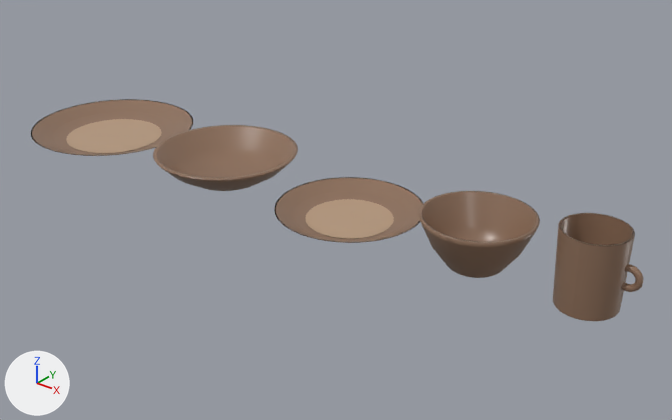
Two versions of the glTF model public/modelos/GR5-17.glb, one commit apart.
The view is the same before and after, from a 50 mm lens placed at (0.827, -0.929, 0.585), pointed at (0.066, 0.022, -0.005). The lights are fixed; the arrows at lower left show +X, +Y and +Z. The picture after the commit comes second. Where no turn or scale is listed for an object, it has been applied to the vertices.

Before the edit, the objects in view are built like this:
```python
ob_mesh_0 = bpy.data.objects.new('Mesh_0', me_mesh_0)
ob_mesh_0.location = (-0.402, 0.0, 0.0)
ob_mesh_1 = bpy.data.objects.new('Mesh_1', me_mesh_1)
ob_mesh_1.location = (-0.402, 0.0, 0.004)
ob_mesh_2 = bpy.data.objects.new('Mesh_2', me_mesh_2)
ob_mesh_2.location = (-0.132, 0.0, 0.0)
ob_mesh_3 = bpy.data.objects.new('Mesh_3', me_mesh_3)
ob_mesh_3.location = (0.108, 0.0, 0.0)
ob_mesh_4 = bpy.data.objects.new('Mesh_4', me_mesh_4)
ob_mesh_4.location = (0.108, 0.0, 0.004)
ob_mesh_5 = bpy.data.objects.new('Mesh_5', me_mesh_5)
ob_mesh_5.location = (0.312, 0.0, 0.0)
ob_mesh_6 = bpy.data.objects.new('Mesh_6', me_mesh_6)
ob_mesh_6.location = (0.465, 0.0, 0.0)
ob_mesh_8 = bpy.data.objects.new('Mesh_8', me_mesh_8)
ob_mesh_8.location = (0.51, 0.0, 0.052)
```
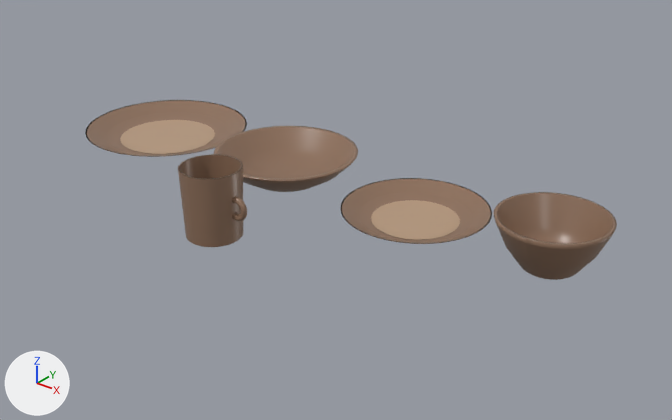
Changed parts and their boxes (x1, y1, x2, y2) in the pictures (672 x 420 px):
'Mesh_5', moved
    before: (419, 191, 540, 278)
    after: (494, 192, 617, 280)
'Mesh_6', moved
    before: (553, 213, 635, 321)
    after: (178, 154, 243, 247)
'Mesh_2', moved
    before: (153, 125, 298, 191)
    after: (214, 126, 358, 192)
'Mesh_3', moved
    before: (274, 177, 423, 243)
    after: (341, 178, 492, 244)
'Mesh_0', moved
    before: (31, 99, 193, 156)
    after: (85, 100, 247, 157)
'Mesh_4', moved
    before: (306, 199, 394, 238)
    after: (371, 200, 460, 240)
'Mesh_1', moved
    before: (66, 119, 162, 153)
    after: (120, 120, 215, 154)
'Mesh_8', moved
    before: (621, 264, 644, 292)
    after: (232, 197, 247, 221)

The change, as a diff of the scene's bpy script:
```diff
--- a/public/modelos/GR5-17.glb.py
+++ b/public/modelos/GR5-17.glb.py
@@ ob_mesh_0 @@
 ob_mesh_0 = bpy.data.objects.new('Mesh_0', me_mesh_0)
-ob_mesh_0.location = (-0.402, 0.0, 0.0)
+ob_mesh_0.location = (-0.328, 0.055, 0.0)
@@ ob_mesh_1 @@
 ob_mesh_1 = bpy.data.objects.new('Mesh_1', me_mesh_1)
-ob_mesh_1.location = (-0.402, 0.0, 0.004)
+ob_mesh_1.location = (-0.328, 0.055, 0.004)
@@ ob_mesh_2 @@
 ob_mesh_2 = bpy.data.objects.new('Mesh_2', me_mesh_2)
-ob_mesh_2.location = (-0.132, 0.0, 0.0)
+ob_mesh_2.location = (-0.058, 0.055, 0.0)
@@ ob_mesh_3 @@
 ob_mesh_3 = bpy.data.objects.new('Mesh_3', me_mesh_3)
-ob_mesh_3.location = (0.108, 0.0, 0.0)
+ob_mesh_3.location = (0.182, 0.055, 0.0)
@@ ob_mesh_4 @@
 ob_mesh_4 = bpy.data.objects.new('Mesh_4', me_mesh_4)
-ob_mesh_4.location = (0.108, 0.0, 0.004)
+ob_mesh_4.location = (0.182, 0.055, 0.004)
@@ ob_mesh_5 @@
 ob_mesh_5 = bpy.data.objects.new('Mesh_5', me_mesh_5)
-ob_mesh_5.location = (0.312, 0.0, 0.0)
+ob_mesh_5.location = (0.388, 0.055, 0.0)
@@ ob_mesh_6 @@
 ob_mesh_6 = bpy.data.objects.new('Mesh_6', me_mesh_6)
-ob_mesh_6.location = (0.465, 0.0, 0.0)
+ob_mesh_6.location = (-0.01, -0.148, 0.0)
@@ ob_mesh_8 @@
 ob_mesh_8 = bpy.data.objects.new('Mesh_8', me_mesh_8)
-ob_mesh_8.location = (0.51, 0.0, 0.052)
+ob_mesh_8.location = (0.035, -0.148, 0.052)
```
